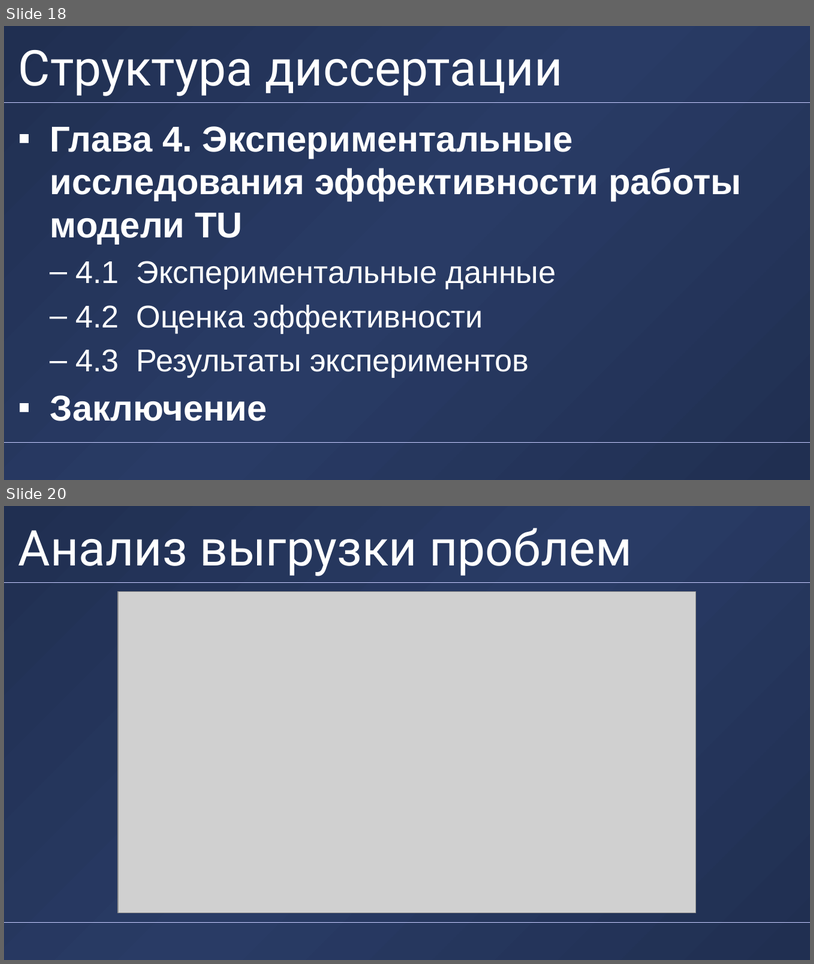
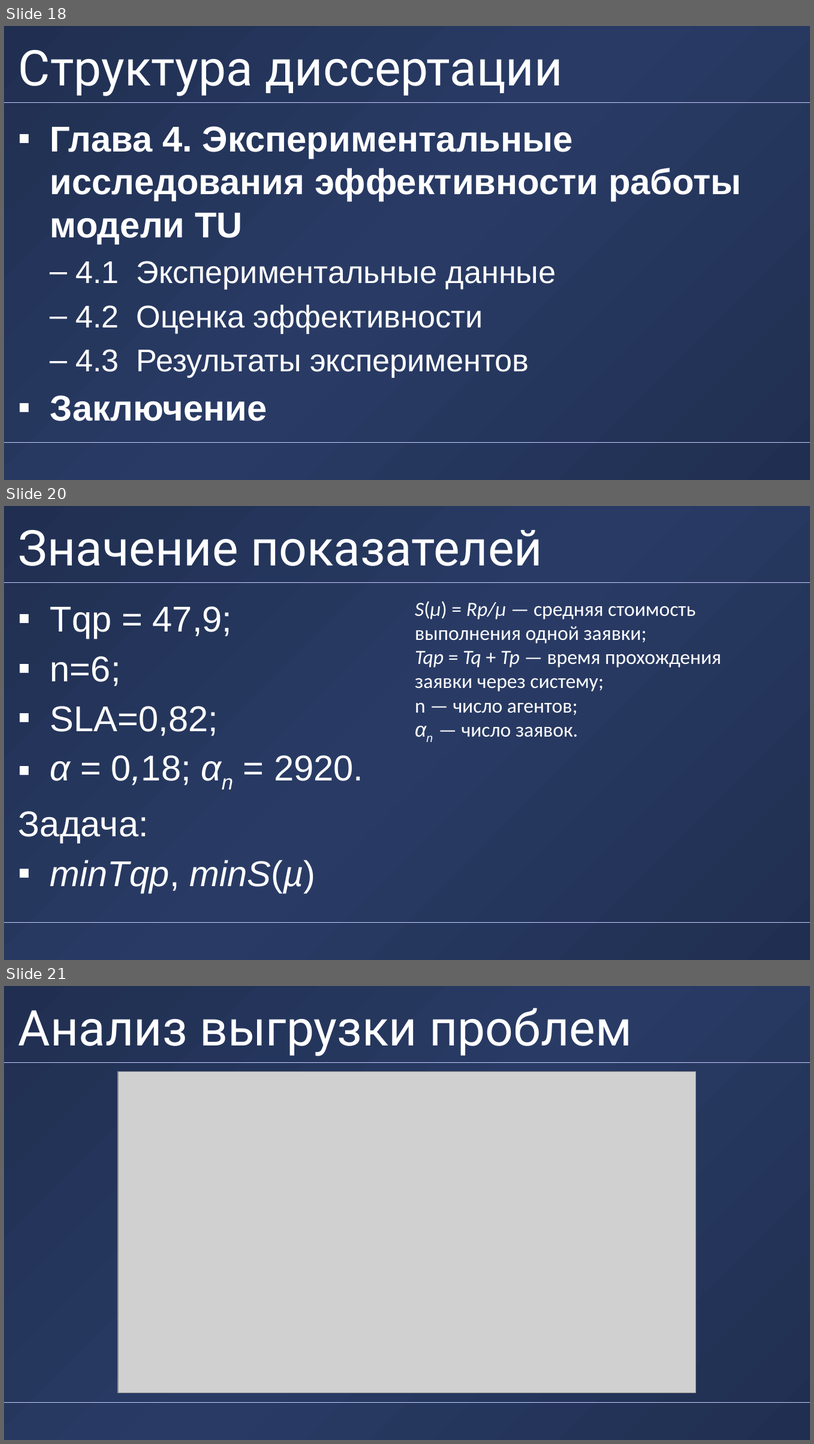
Before and after one commit to alexander-toschev/alexander-toschev, a slide deck: Disser/Presentation/DUBNAPresentationX-short.pptx. Shown one above the other, each under a label of ours: slides 18 and 20 before the commit, slides 18, 20 and 21 after it; the slides between them are not shown. The pictures are 814x964 and 814x1444 pixels, drawn with LibreOffice and Linux fonts; fonts in the diff are those of the drawing; grey boxes stand for pictures; background and template pictures are left out. Boxes give left, top, right and bottom in pixels: in the first picture for what was removed or moved away, otherwise in the second. Text is boxed around its words. In the diff, an @@ line names an element or a change of style, - is before the commit and + after.

```diff
--- a/Disser/Presentation/DUBNAPresentationX-short.pptx
+++ b/Disser/Presentation/DUBNAPresentationX-short.pptx
@@ slide 20 added at [4,506,810,960], background gradient #202F51 to #293B65; not listed: 2 template elements that a slide beside it also shows @@
@@ title added at [18,530,543,566], 44 pt, text #FFFFFF @@
+Значение показателей
@@ text added at [18,606,363,893], 32 pt, text #FFFFFF @@
+▪ Tqp = 47,9;
+▪ n=6;
+▪ SLA=0,82;
+▪ α = 0,18; αn = 2920.
+Задача:
+▪ minTqp, minS(µ)
@@ text added at [415,601,722,737], 18 pt, text #FFFFFF @@
+S(µ) = Rp/µ — средняя стоимость выполнения одной заявки;
+Tqp = Tq + Tp — время прохождения заявки через систему;
+n — число агентов;
+αn — число заявок.
@@ what was slide 20 is now slide 21 @@
```
Also in this commit, not shown: 4 slides changed, 6 other slides added, 6 slides removed.
